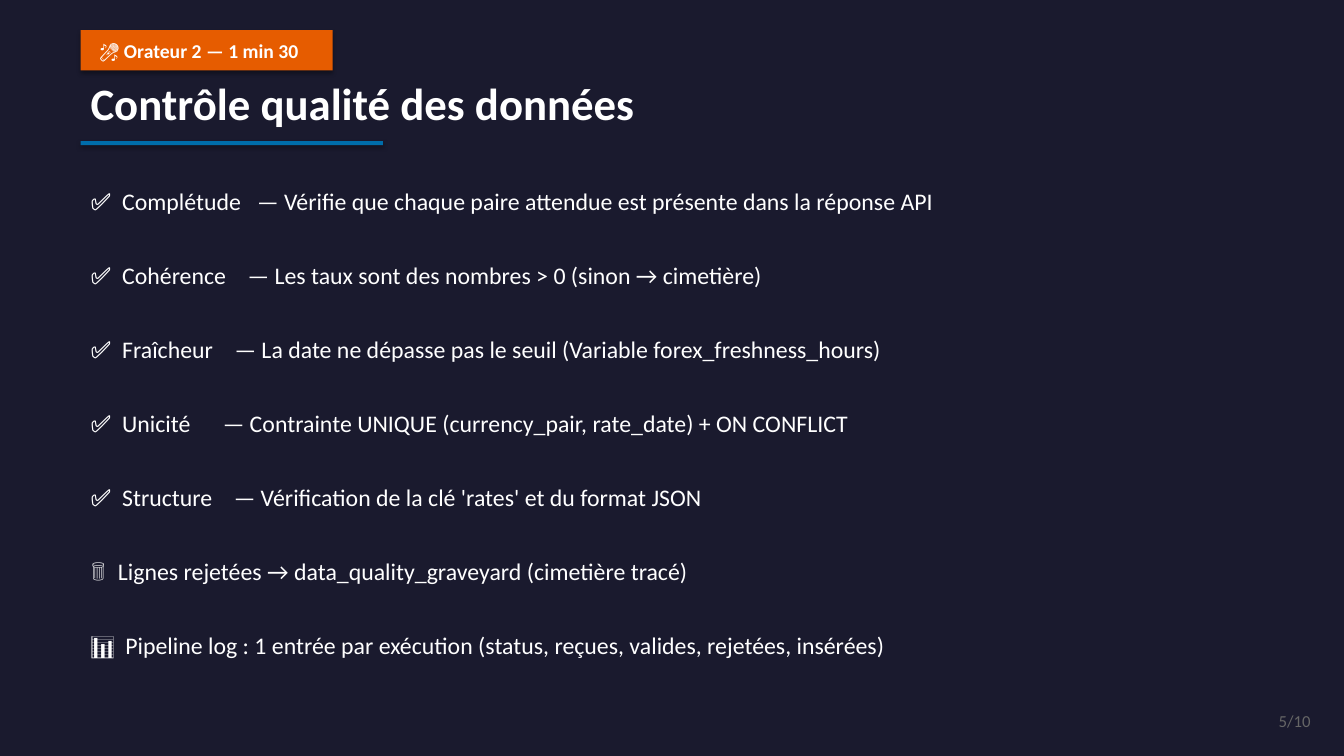
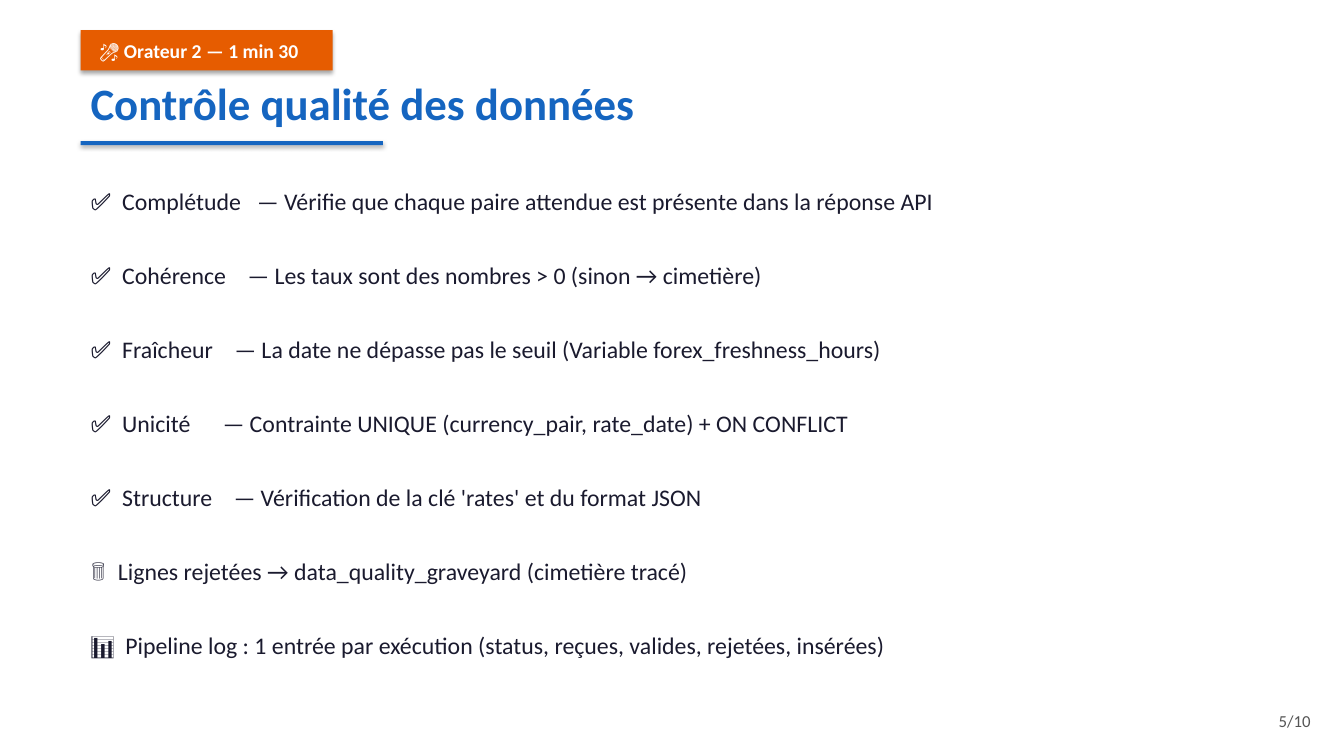
Before and after one commit to losangevert/forex-pipeline, a slide deck: slide 5 of presentation_forex_pipeline.pptx. Drawn at 1344x756 pixels with LibreOffice and Linux fonts; fonts in the diff are those of the drawing. Boxes give left, top, right and bottom in pixels: in the first picture for what was removed or moved away, otherwise in the second. Text is boxed around its words. In the diff, an @@ line names an element or a change of style, - is before the commit and + after.

Commit message:
Switch presentation to light theme

```diff
--- a/presentation_forex_pipeline.pptx
+++ b/presentation_forex_pipeline.pptx
@@ background #1A1A2E to #FFFFFF @@
@@ text "Contrôle qualité des données" at [91, 88, 634, 127]: text colour #FFFFFF to #1565C0 @@
@@ rectangle at [81, 141, 383, 145]: fill #006DAA to #1565C0 @@
@@ text "✅ Complétude — Vérifie que ..." at [118, 193, 933, 658]: text colour #FFFFFF to #1A1A2E @@
@@ text "5/10" at [1279, 715, 1311, 728]: text colour #666666 to #555555 @@
```
Also in this commit, not shown: 9 other slides changed, 1 other file.
